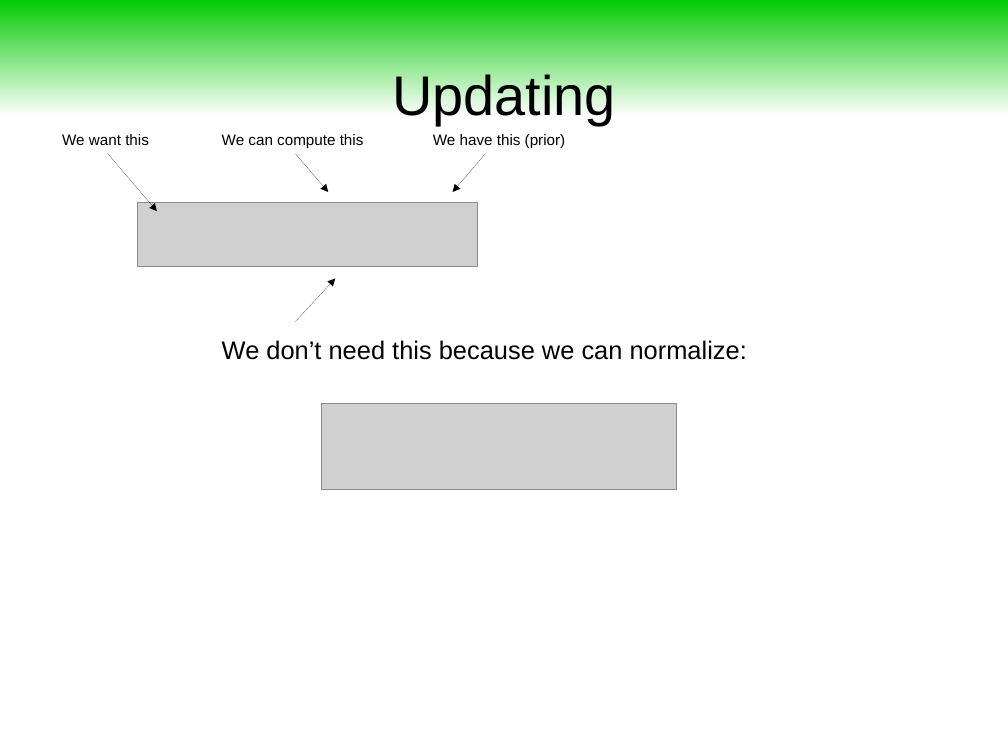
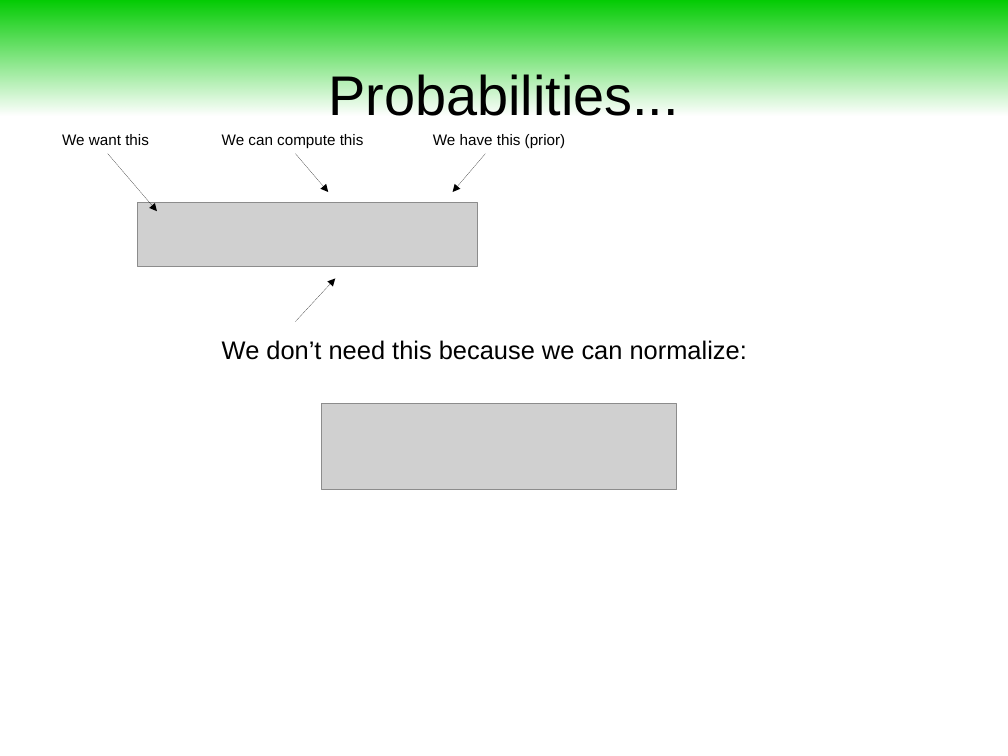
Before and after one commit to maivincent/MISE_presentations, a slide deck: slide 22 of step2_3_Lane_filter.odp (slide 21 before the commit). Drawn at 1008x756 pixels with LibreOffice and Linux fonts; fonts in the diff are those of the drawing; grey boxes stand for pictures. Boxes give left, top, right and bottom in pixels: in the first picture for what was removed or moved away, otherwise in the second. Text is boxed around its words. In the diff, an @@ line names an element or a change of style, - is before the commit and + after.

```diff
--- a/step2_3_Lane_filter.odp
+++ b/step2_3_Lane_filter.odp
@@ title at (x1=328, y1=74, x2=679, y2=125): text changed @@
-Updating
+Probabilities...
```
Also in this commit, not shown: 2 other slides changed, 9 slides added, 1 slide removed, 18 other files.
